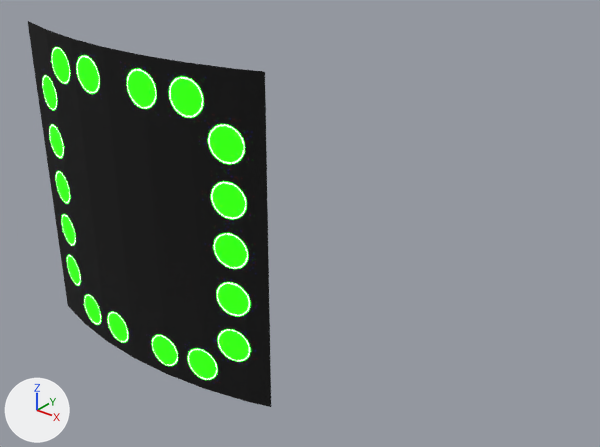
What one commit did to the glTF model assets/models/target.glb.
The view is the same before and after, from a camera (50 mm lens) standing at (0.283, -0.458, 1.555) and looking at (0.067, -0.187, 1.388). Arrows for +X, +Y and +Z are at lower left; the lights stay in place.

Objects in the first picture: 'hit_area'.
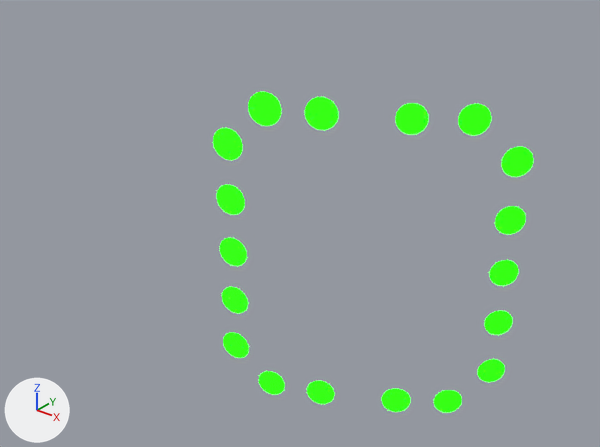
Pixel boxes [x1, y1, x2, y2] of what changed, in the pictures (600 x 447 px):
'hit_area', surface changed, turned (black to green): before [28, 21, 271, 407]; after [213, 92, 533, 412]

What changed in the scene script:
```text
Add img_target_emission_001:
    img_target_emission_001 = load_image('target_emission.001', '_unpacked/target_emission.001', 512, 512, 'sRGB')
Change mat_hit_area_mat:
    where n6 = _N.new('ShaderNodeTexImage'); n6.name = 'Image Texture.001'
    n6.image: img_target_emission -> img_target_emission_001
Change ob_hit_area:
    ob_hit_area.rotation_euler: (0.0, 0.0, 0.0) -> (0.0, 0.0, 0.492)  # degrees (0, 0, 0) -> degrees (0, 0, 28)
```
